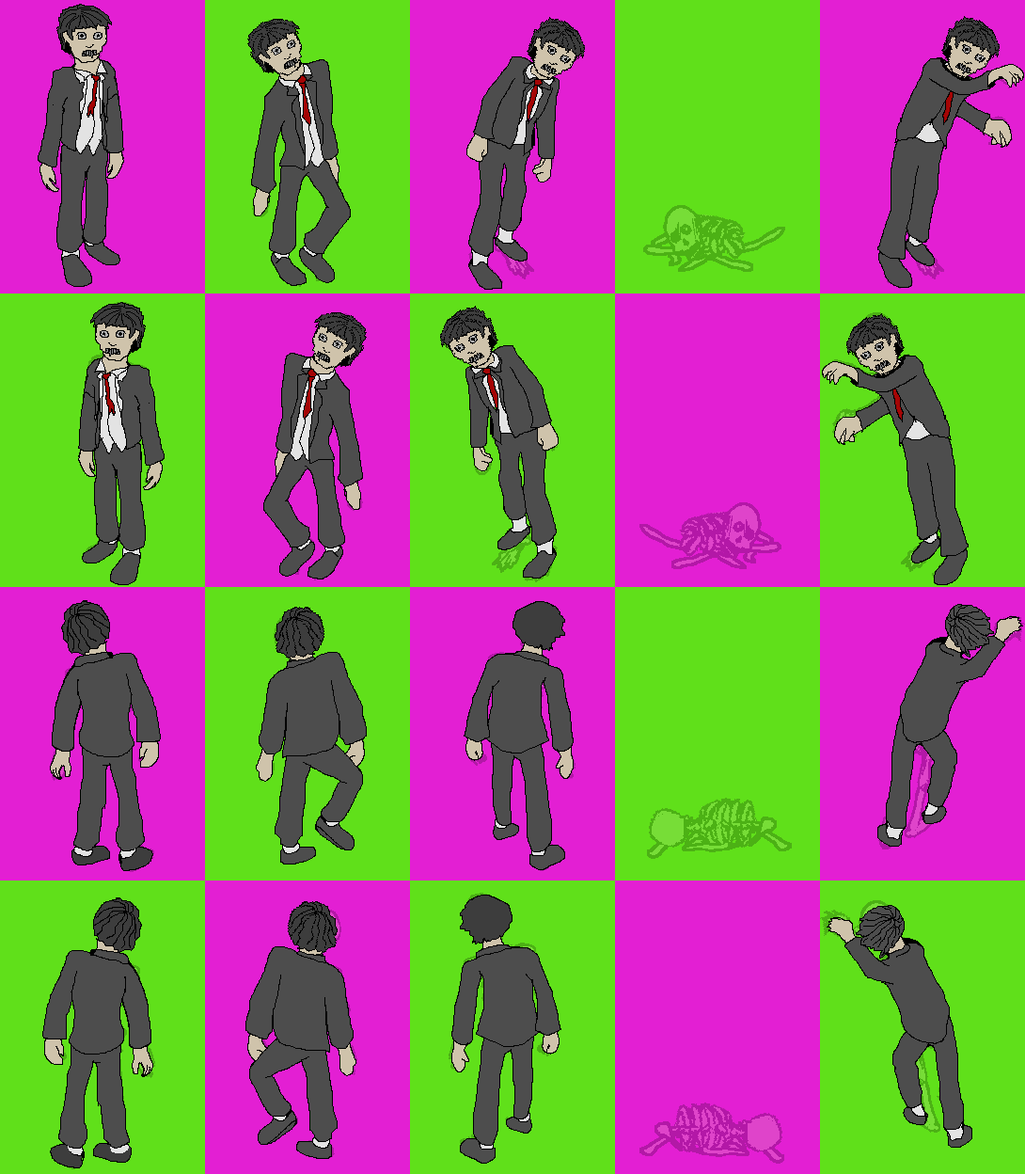
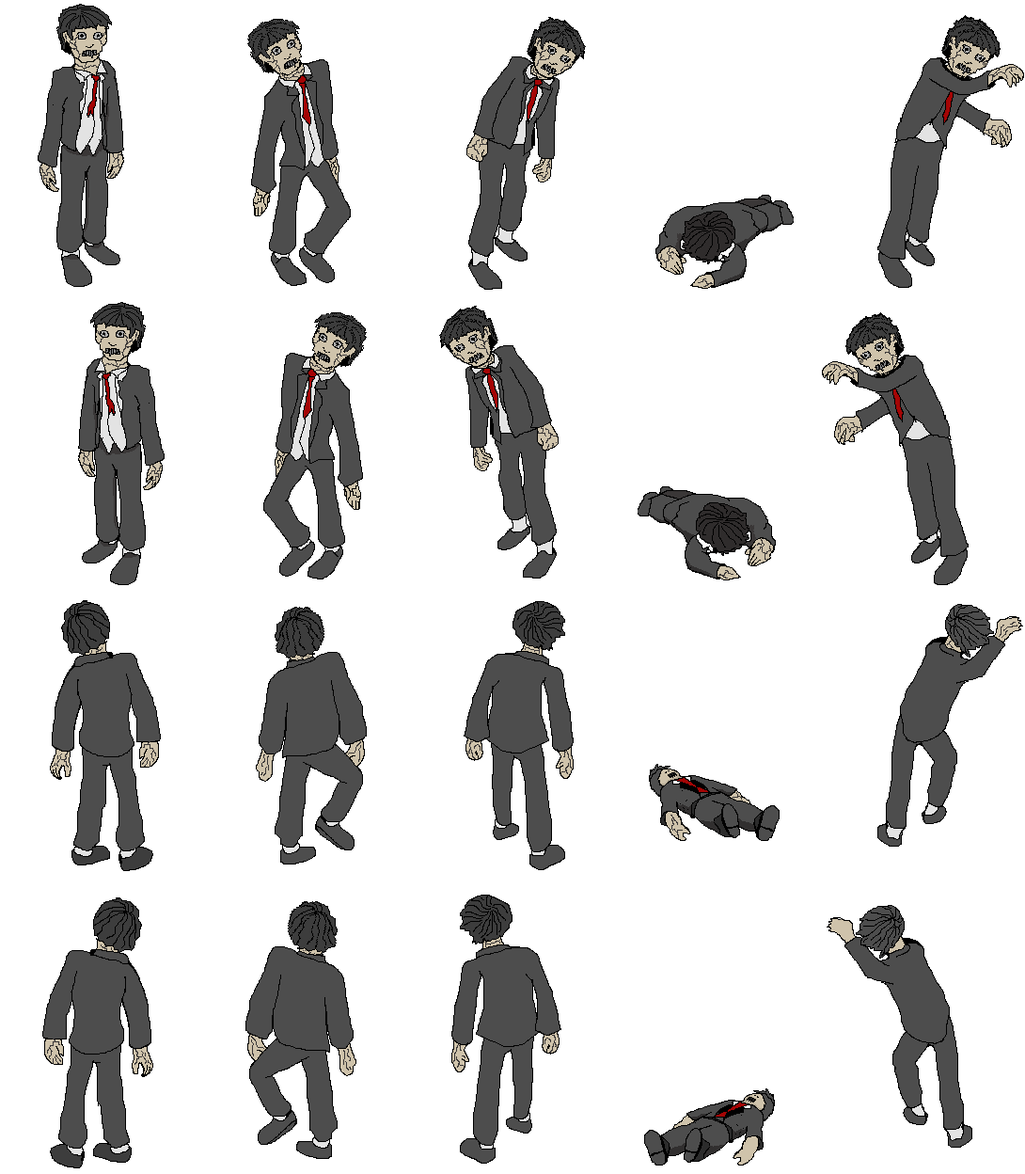
Revision of a layered w=1025, h=1174 image; what changed, layer by layer:
painted on "zombie" over [40, 15, 1018, 1166]
hid "skeleton" over [41, 8, 1025, 1170]
hid "Layer" over [0, 0, 1025, 1174]
